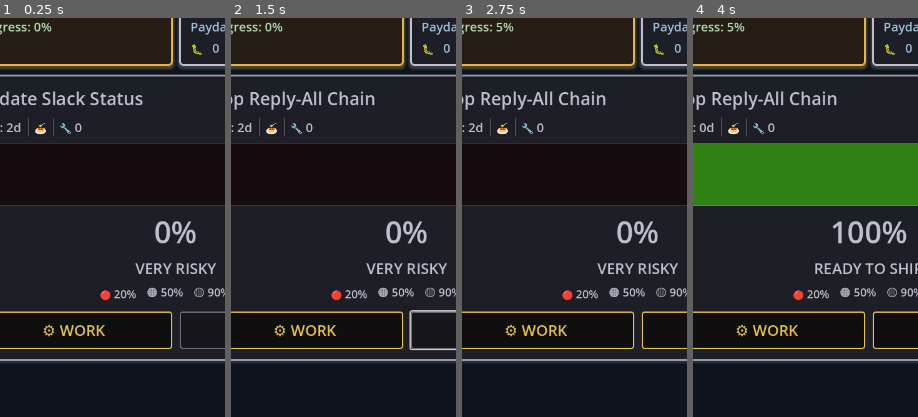
Above: before the commit, frames 1-4 (left to right).
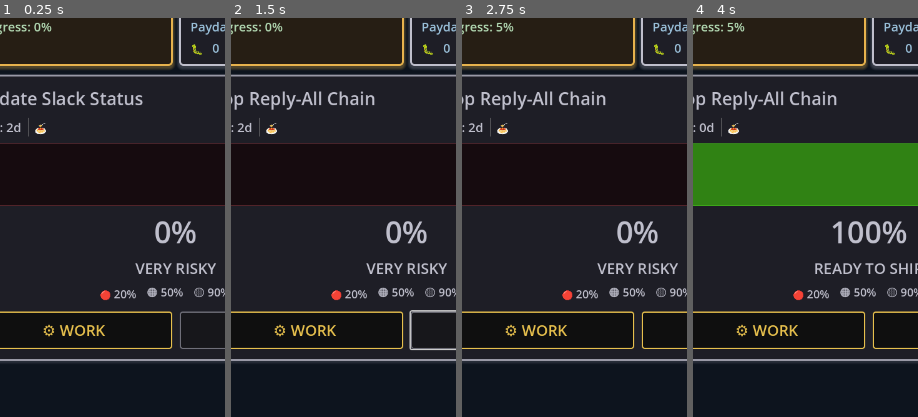
Above: after the commit, the same moments.

Repository: lmchoi/alt-f-this
Game: Godot game, scene res://scenes/game_ui.tscn
Two runs of this game, one before a commit and one after it. Both use one fixed random seed, a clock stepped at 60 frames per second and the inputs below.
Inputs:
- Up to frame 1 (0.25 s): no input
- Up to frame 2 (1.5 s): click "⚙️ WORK" at 0.5 s; click "🚢 SHIP IT" at 1.25 s
- Up to frame 3 (2.75 s): click "REAL WORK (Side Project)" at 2 s
- Up to frame 4 (4 s): click "DO 🐵 JOB" at 2.75 s; click "Timed Mode (45s)" at 3.5 s
The pictures show only the part of the screen within x 11-61%, y 20-70%; the shares and areas given below are measured in that part.

The runs differ from the first frame. In frame 1, 0.1% of the frame differs, in the area x 23-37%, y 25-30%; in frame 2, 0.1%; in frame 3, 0.1%; in frame 4, 0.1%.

Commit message:
Add category badges and remove bug label from TaskPanelV2
Changes:
- Added HeaderRow with BadgeContainer for category badges
- Moved TaskTitle into HeaderRow (makes space for badges)
- Removed BugLabel (redundant with top bar)
- Added _create_badge() and _update_category_badges() functions
- Badges show: CRITICAL, OPTICS, TECH_DEBT, etc.

🤖 Generated with [Claude Code](https://claude.com/claude-code)

Co-Authored-By: Claude <noreply@anthropic.com>

Diff:
--- a/scenes/task_panel_v2.gd
+++ b/scenes/task_panel_v2.gd
@@ -4,11 +4,21 @@
 signal work_pressed
 signal ship_it_pressed
 
+# Category badge theme mapping
+const BADGE_THEME = preload("res://themes/badge_theme.tres")
+const CATEGORY_STYLES = {
+	"critical": "CriticalBadge",
+	"optics": "OpticsBadge",
+	"tech_debt": "TechDebtBadge",
+	"technical": "TechnicalBadge",
+	"urgent": "UrgentBadge"
+}
+
 # Node references
-@onready var task_title := $MarginContainer/VBoxContainer/TaskTitle as Label
+@onready var task_title := $MarginContainer/VBoxContainer/HeaderRow/TaskTitle as Label
+@onready var badge_container := $MarginContainer/VBoxContainer/HeaderRow/BadgeContainer as HBoxContainer
 @onready var due_label := $MarginContainer/VBoxContainer/MetadataRow/DueLabel as Label
 @onready var complexity_label := $MarginContainer/VBoxContainer/MetadataRow/ComplexityLabel as Label
-@onready var bug_label := $MarginContainer/VBoxContainer/MetadataRow/BugLabel as Label
 @onready var progress_bar := $MarginContainer/VBoxContainer/ProgressSection/ProgressBar as ProgressBar
 @onready var progress_percent := $MarginContainer/VBoxContainer/ProgressSection/ProgressPercent as Label
 @onready var quality_label := $MarginContainer/VBoxContainer/ProgressSection/QualityLabel as Label
@@ -57,7 +67,9 @@
 	var days_until_due = task.due_day - GameManager.day
 	due_label.text = "Due: %dd" % days_until_due
 	complexity_label.text = _get_complexity_emoji(task.complexity)
-	bug_label.text = "🔧 %d" % GameManager.bugs
+
+	# Update category badges
+	_update_category_badges(task.categories)
 
 	# Progress
 	progress_bar.value = task.progress
@@ -100,3 +112,27 @@
 
 	# Update progress bar modulate to tint the fill color
 	progress_bar.modulate = color
+
+func _create_badge(category: String) -> Label:
+	var badge = Label.new()
+	badge.text = " " + category.to_upper() + " "
+	badge.theme = BADGE_THEME
+	badge.add_theme_color_override("font_color", Color(0, 0, 0, 1))  # Black text
+
+	# Apply category-specific style from theme
+	var cat_lower = category.to_lower()
+	var style_name = CATEGORY_STYLES.get(cat_lower, "CriticalBadge")
+	var style = BADGE_THEME.get_stylebox(style_name, "Label")
+	if style:
+		badge.add_theme_stylebox_override("normal", style)
+
+	return badge
+
+func _update_category_badges(categories: Array[String]) -> void:
+	# Clear existing badges
+	for child in badge_container.get_children():
+		child.queue_free()
+
+	# Create new badges
+	for category in categories:
+		badge_container.add_child(_create_badge(category))
--- a/scenes/task_panel_v2.tscn
+++ b/scenes/task_panel_v2.tscn
@@ -36,10 +36,19 @@
 layout_mode = 2
 theme_override_constants/separation = 12
 
-[node name="TaskTitle" type="Label" parent="MarginContainer/VBoxContainer"]
+[node name="HeaderRow" type="HBoxContainer" parent="MarginContainer/VBoxContainer"]
 layout_mode = 2
+theme_override_constants/separation = 8
+
+[node name="TaskTitle" type="Label" parent="MarginContainer/VBoxContainer/HeaderRow"]
+layout_mode = 2
+size_flags_horizontal = 3
 theme_override_font_sizes/font_size = 28
 text = "Update Slack Status"
+
+[node name="BadgeContainer" type="HBoxContainer" parent="MarginContainer/VBoxContainer/HeaderRow"]
+layout_mode = 2
+theme_override_constants/separation = 4
 
 [node name="MetadataRow" type="HBoxContainer" parent="MarginContainer/VBoxContainer"]
 layout_mode = 2
@@ -55,13 +64,6 @@
 [node name="ComplexityLabel" type="Label" parent="MarginContainer/VBoxContainer/MetadataRow"]
 layout_mode = 2
 text = "🍝🍝"
-
-[node name="VSeparator2" type="VSeparator" parent="MarginContainer/VBoxContainer/MetadataRow"]
-layout_mode = 2
-
-[node name="BugLabel" type="Label" parent="MarginContainer/VBoxContainer/MetadataRow"]
-layout_mode = 2
-text = "🔧 0"
 
 [node name="ProgressSection" type="VBoxContainer" parent="MarginContainer/VBoxContainer"]
 layout_mode = 2
